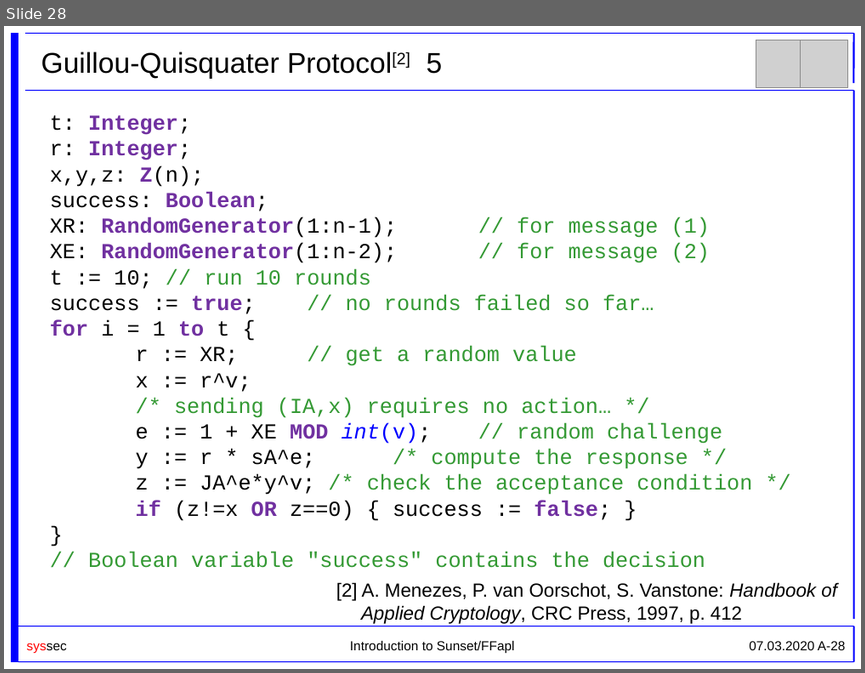
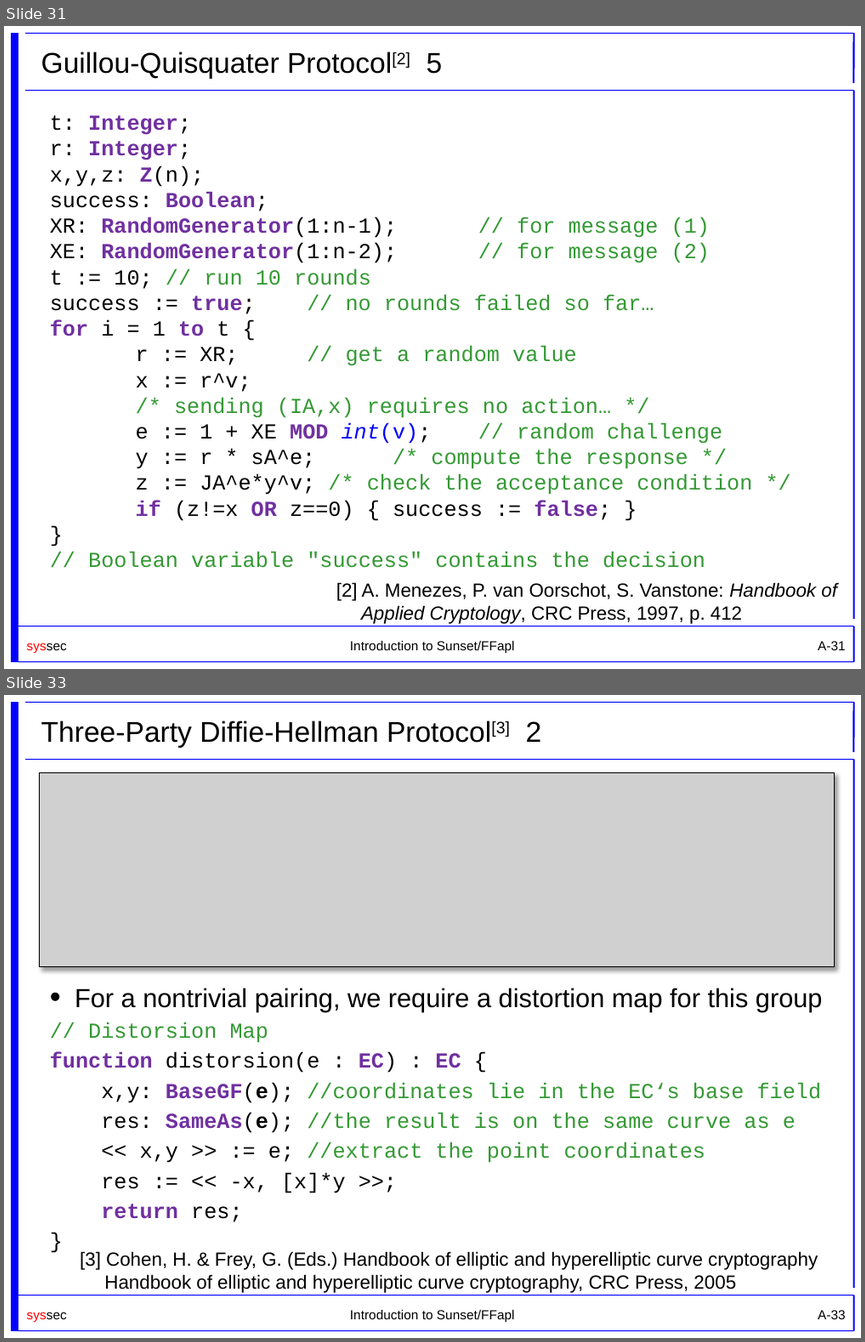
Before and after one commit to cryptool-org/cryptobrief, a slide deck: manual (drafts)/Sunset_Slides_UniKlu.pptx. Shown one above the other, each under a label of ours: slide 28 before the commit, slides 31 and 33 after it; the slides between them are not shown. The pictures are 865x673 and 865x1342 pixels, drawn with LibreOffice and Linux fonts; fonts in the diff are those of the drawing; grey boxes stand for pictures; background and template pictures are left out. Boxes give left, top, right and bottom in pixels: in the first picture for what was removed or moved away, otherwise in the second. Text is boxed around its words. In the diff, an @@ line names an element or a change of style, - is before the commit and + after.

```diff
--- a/manual (drafts)/Sunset_Slides_UniKlu.pptx
+++ b/manual (drafts)/Sunset_Slides_UniKlu.pptx
@@ slide 33 added at <box>4,695,861,1338</box>, background #FFFFFF; not listed: 11 template elements that a slide beside it also shows @@
@@ title added at <box>41,721,542,748</box>, 24 pt, text #000000 @@
+Three-Party Diffie-Hellman Protocol[3] 2
@@ picture added at <box>39,773,834,967</box> @@
@@ text added at <box>50,987,823,1222</box>, 18 pt, text #000000 @@
+• For a nontrivial pairing, we require a distortion map for this group
+// Distorsion Map
+function distorsion(e : EC) : EC {
+x,y: BaseGF(e); //coordinates lie in the EC‘s base field
+res: SameAs(e); //the result is on the same curve as e
+<< x,y >> := e; //extract the point coordinates
+res := << -x, [x]*y >>;
+return res;
+}
@@ text added at <box>80,1251,817,1293</box>, 16 pt, text #000000 @@
+[3] Cohen, H. & Frey, G. (Eds.) Handbook of elliptic and hyperelliptic curve cryptography Handbook of elliptic and hyperelliptic curve cryptography, CRC Press, 2005
@@ what was slide 28 is now slide 31 @@
@@ slide 31 changed as well @@
@@ picture removed at <box>756,40,803,88</box> @@
@@ picture removed at <box>800,40,847,88</box> @@
@@ page number at <box>817,641,846,650</box>: text changed @@
-07.03.2020 A-28
+A-31
```
Also in this commit, not shown: 12 other slides changed, 9 other slides added, 1 other file.
